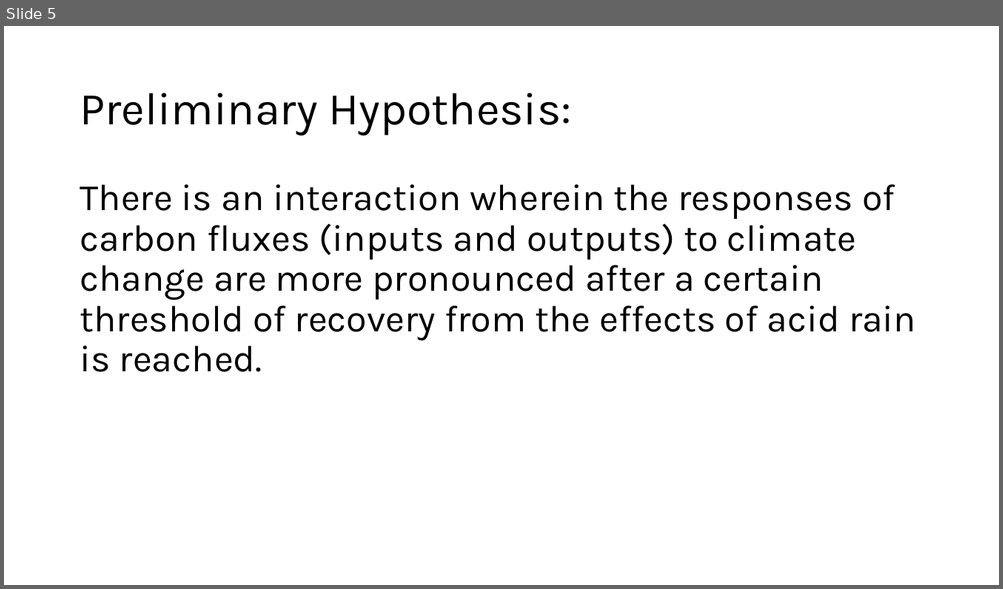
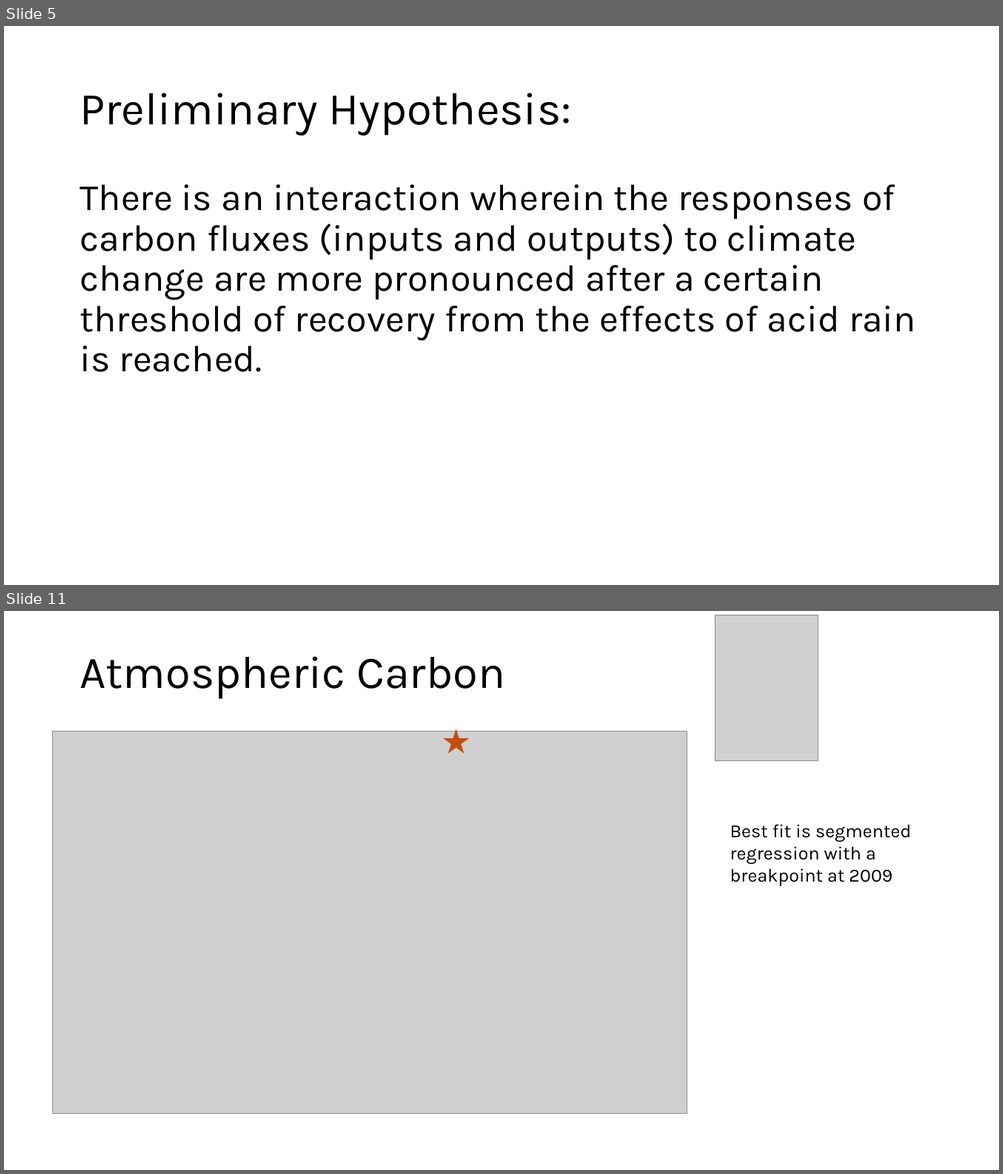
Before and after one commit to CaitlinPries/HB-Temporal-Carbon, a slide deck: Temporal C HB Meeting.pptx. Shown one above the other, each under a label of ours: slide 5 before the commit, slides 5 and 11 after it; the slides between them are not shown. The pictures are 1003x589 and 1003x1174 pixels, drawn with LibreOffice and Linux fonts; fonts in the diff are those of the drawing; grey boxes stand for pictures. Boxes give left, top, right and bottom in pixels: in the first picture for what was removed or moved away, otherwise in the second. Text is boxed around its words. In the diff, an @@ line names an element or a change of style, - is before the commit and + after.

```diff
--- a/Temporal C HB Meeting.pptx
+++ b/Temporal C HB Meeting.pptx
@@ slide 11 added at (x1=4, y1=611, x2=999, y2=1170), background #FFFFFF @@
@@ picture added at (x1=715, y1=615, x2=818, y2=761) @@
@@ title added at (x1=79, y1=656, x2=505, y2=699), 44 pt, text #000000 @@
+Atmospheric Carbon
@@ picture added at (x1=53, y1=732, x2=687, y2=1114) @@
@@ star added at (x1=446, y1=732, x2=466, y2=752), fill #C04F15, outline #C04F15 1.5 pt @@
@@ text added at (x1=730, y1=824, x2=910, y2=886), 18 pt, text #000000 @@
+Best fit is segmented regression with a breakpoint at 2009
```
Also in this commit, not shown: 8 slides changed, 18 other slides added, 1 slide removed, 45 other files.
